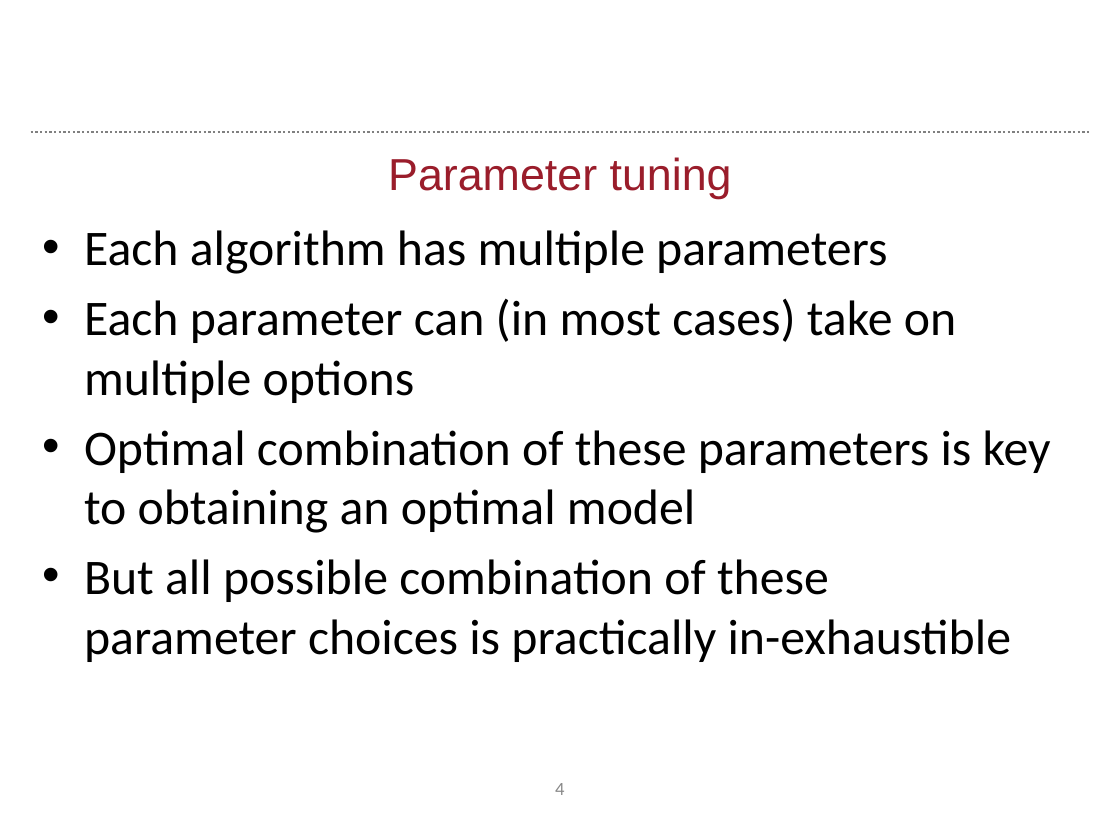
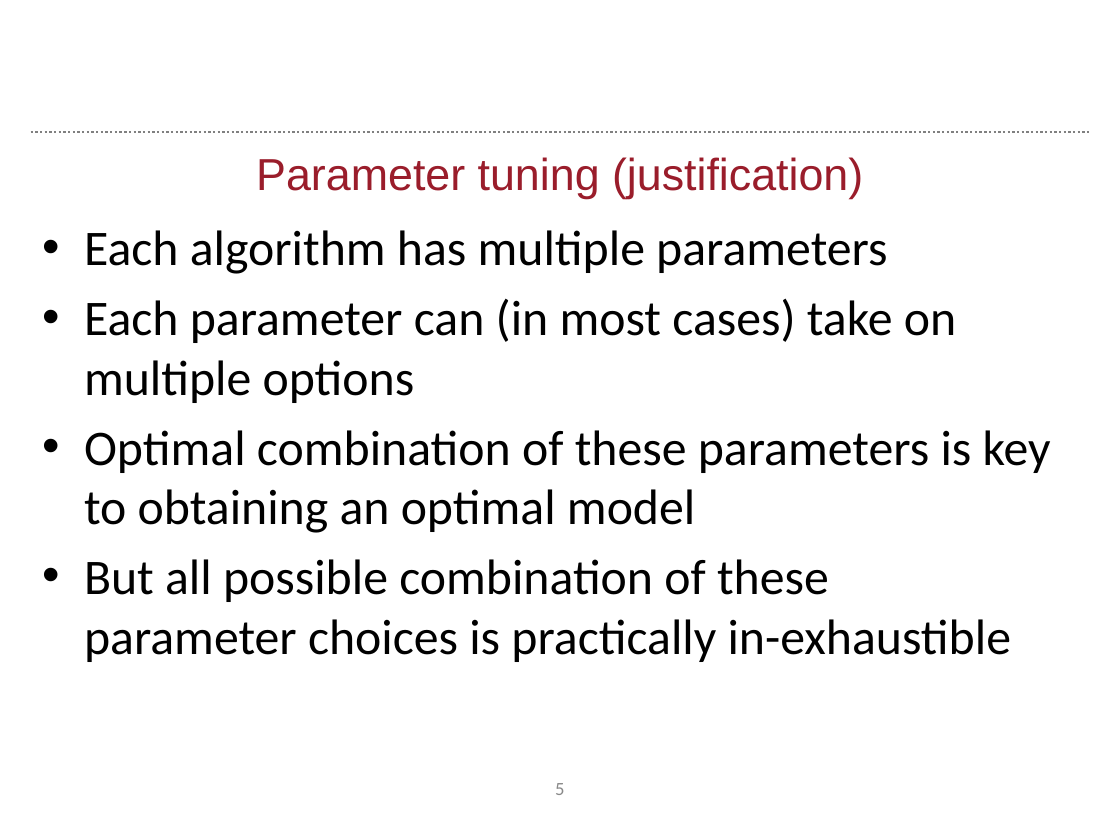
Before and after one commit to raylite/autosynthesis, a slide deck: slide 5 of session_6/autosynthesis_session6.pptx (slide 4 before the commit). Drawn at 1120x840 pixels with LibreOffice and Linux fonts; fonts in the diff are those of the drawing; background and template pictures are left out. Boxes give left, top, right and bottom in pixels: in the first picture for what was removed or moved away, otherwise in the second. Text is boxed around its words. In the diff, an @@ line names an element or a change of style, - is before the commit and + after.

```diff
--- a/session_6/autosynthesis_session6.pptx
+++ b/session_6/autosynthesis_session6.pptx
@@ title at bbox=[256, 157, 863, 199]: text changed @@
-Parameter tuning
+Parameter tuning (justification)
@@ page number at bbox=[555, 783, 564, 795]: text changed @@
-4
+5
```
Also in this commit, not shown: 2 other slides changed, 1 slide added, 1 other file.
